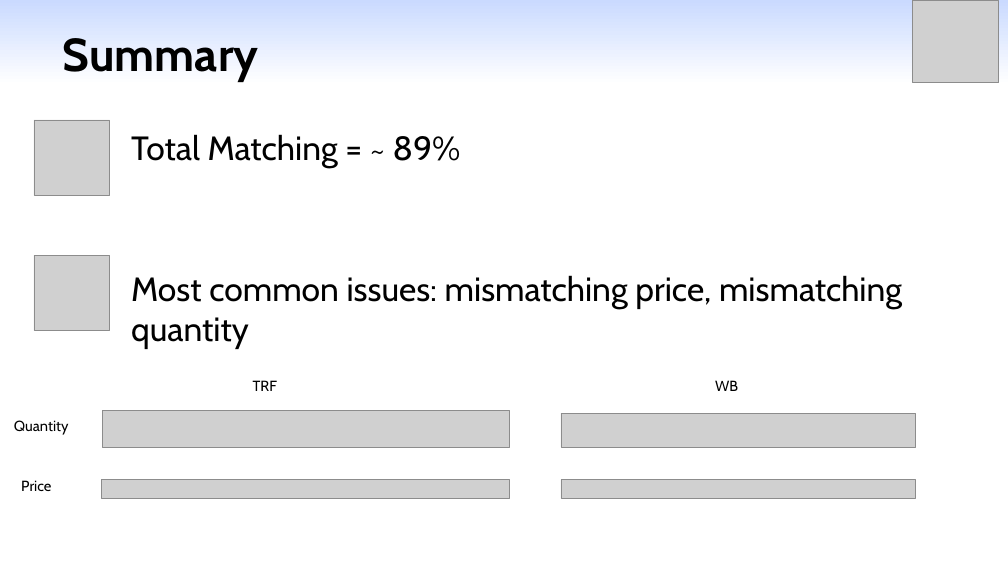
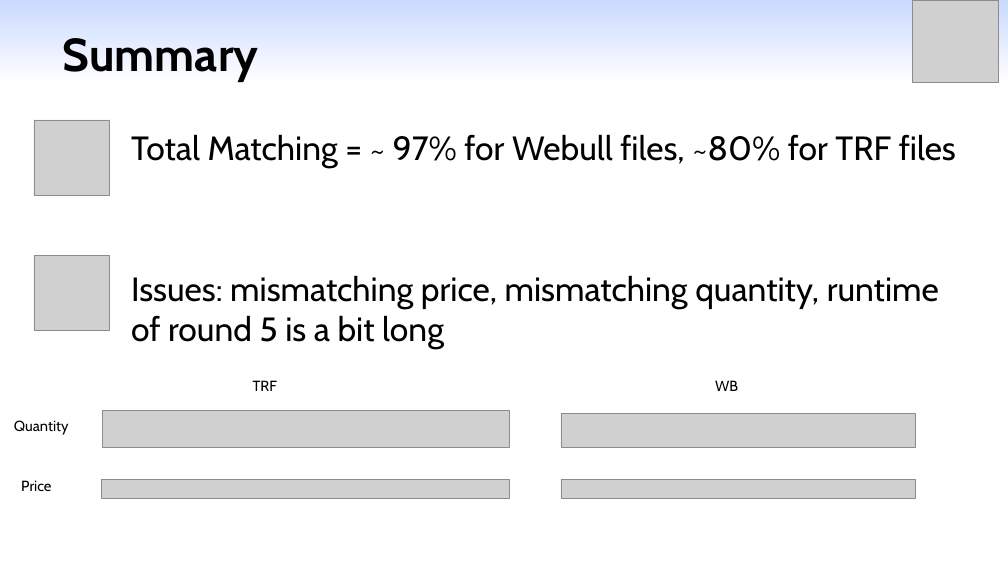
Before and after one commit to yangml103/webull_order_match, a slide deck: slide 11 of Presentation_Matching_2.pptx (slide 10 before the commit). Drawn at 1008x567 pixels with LibreOffice and Linux fonts; fonts in the diff are those of the drawing; grey boxes stand for pictures. Boxes give left, top, right and bottom in pixels: in the first picture for what was removed or moved away, otherwise in the second. Text is boxed around its words. In the diff, an @@ line names an element or a change of style, - is before the commit and + after.

Commit message:
WORKING FIFTH ROUND MATCH PROGRAM

```diff
--- a/Presentation_Matching_2.pptx
+++ b/Presentation_Matching_2.pptx
@@ text at bbox=[131, 134, 956, 168]: text changed @@
-Total Matching = ~ 89%
+Total Matching = ~ 97% for Webull files, ~80% for TRF files
@@ text at bbox=[131, 275, 939, 349]: text changed @@
-Most common issues: mismatching price, mismatching quantity
+Issues: mismatching price, mismatching quantity, runtime of round 5 is a bit long
```
Also in this commit, not shown: 1 other slide changed, 1 slide added, 7 other files.
